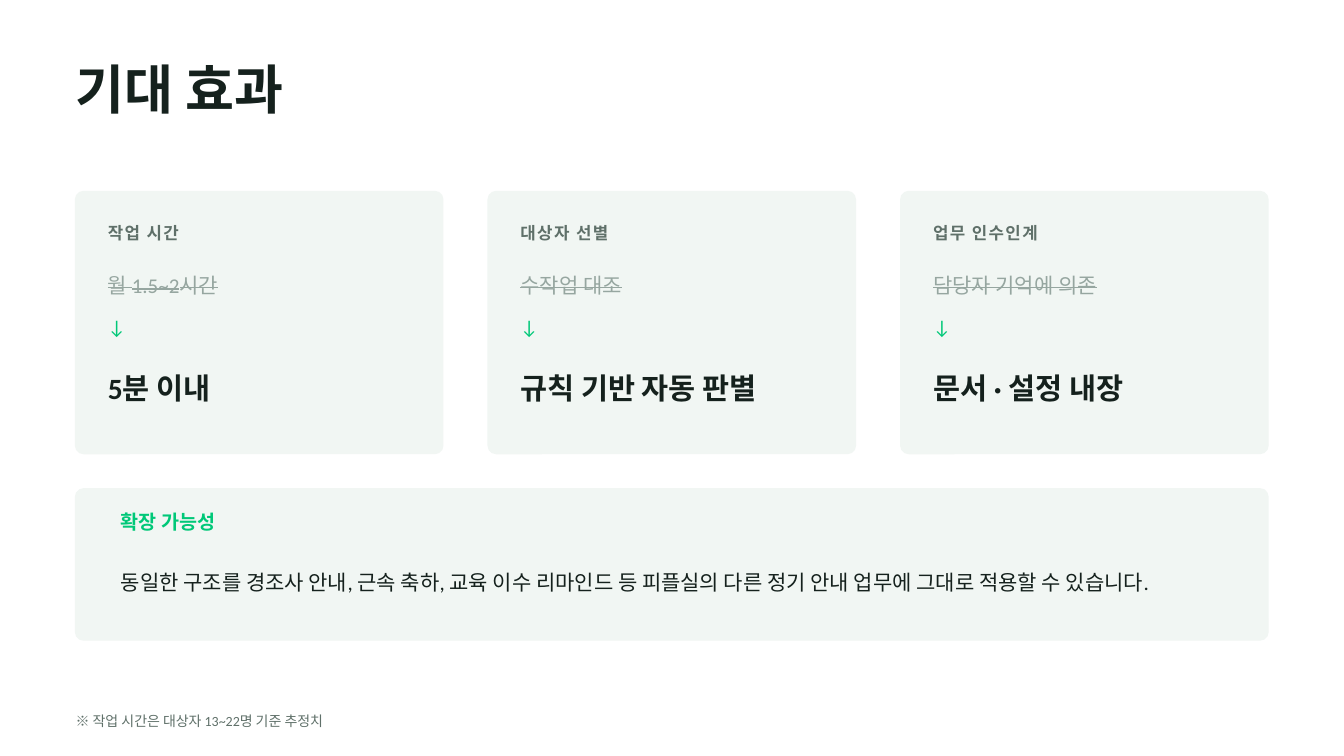
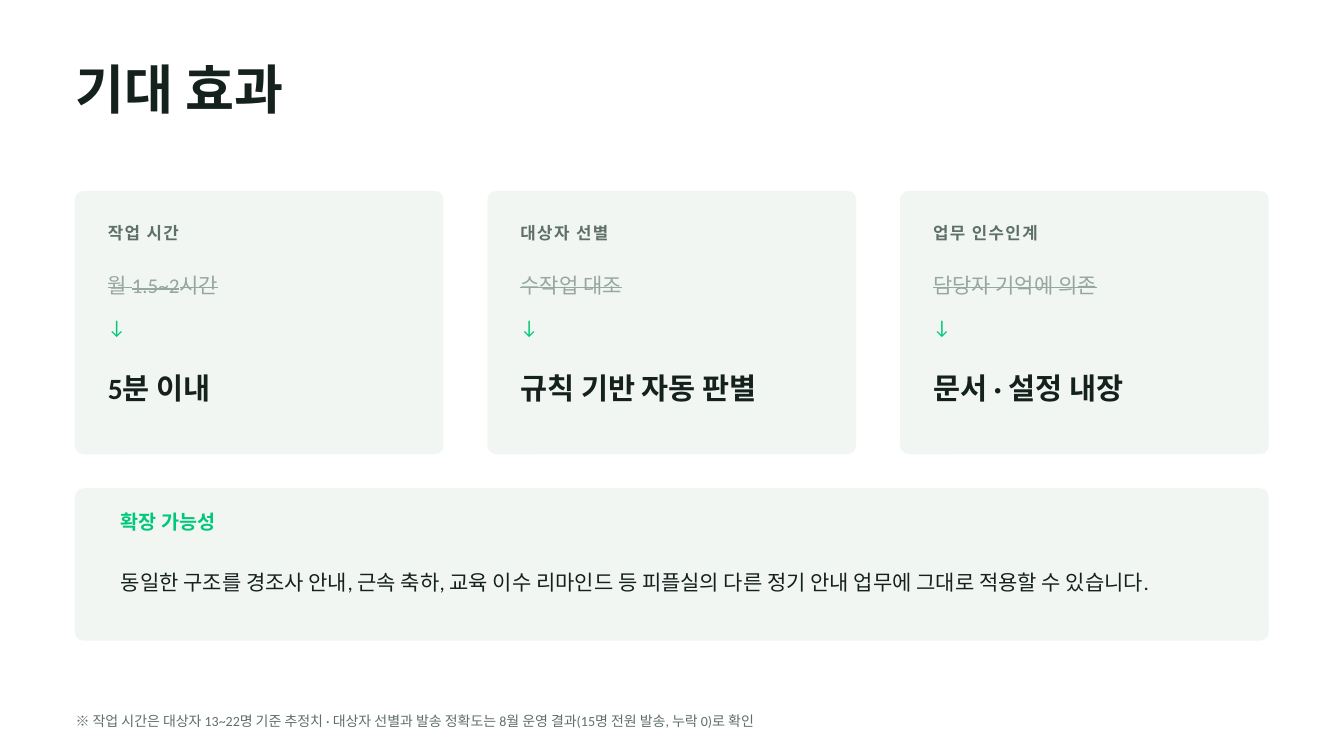
Before and after one commit to lightup971/-, a slide deck: slide 9 of bureung-automation/생일휴가_자동화_PT.pptx (slide 8 before the commit). Drawn at 1344x756 pixels with LibreOffice and Linux fonts; fonts in the diff are those of the drawing. Boxes give left, top, right and bottom in pixels: in the first picture for what was removed or moved away, otherwise in the second. Text is boxed around its words. In the diff, an @@ line names an element or a change of style, - is before the commit and + after.

```diff
--- a/bureung-automation/생일휴가_자동화_PT.pptx
+++ b/bureung-automation/생일휴가_자동화_PT.pptx
@@ text at [93,714,754,728]: text changed @@
-※ 작업 시간은 대상자 13~22명 기준 추정치
+※ 작업 시간은 대상자 13~22명 기준 추정치 · 대상자 선별과 발송 정확도는 8월 운영 결과(15명 전원 발송, 누락 0)로 확인
```
Also in this commit, not shown: 1 other slide changed, 1 slide added, 1 other file.
